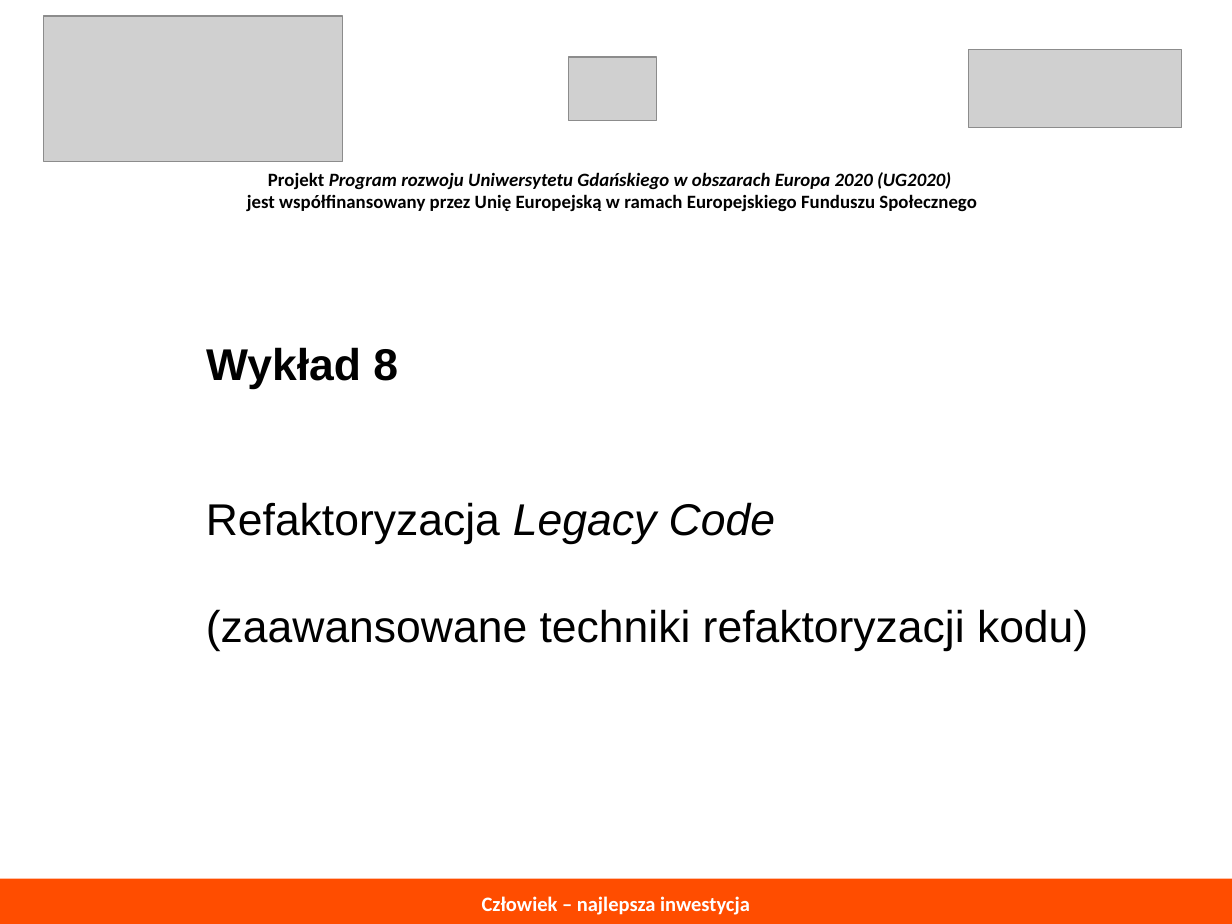
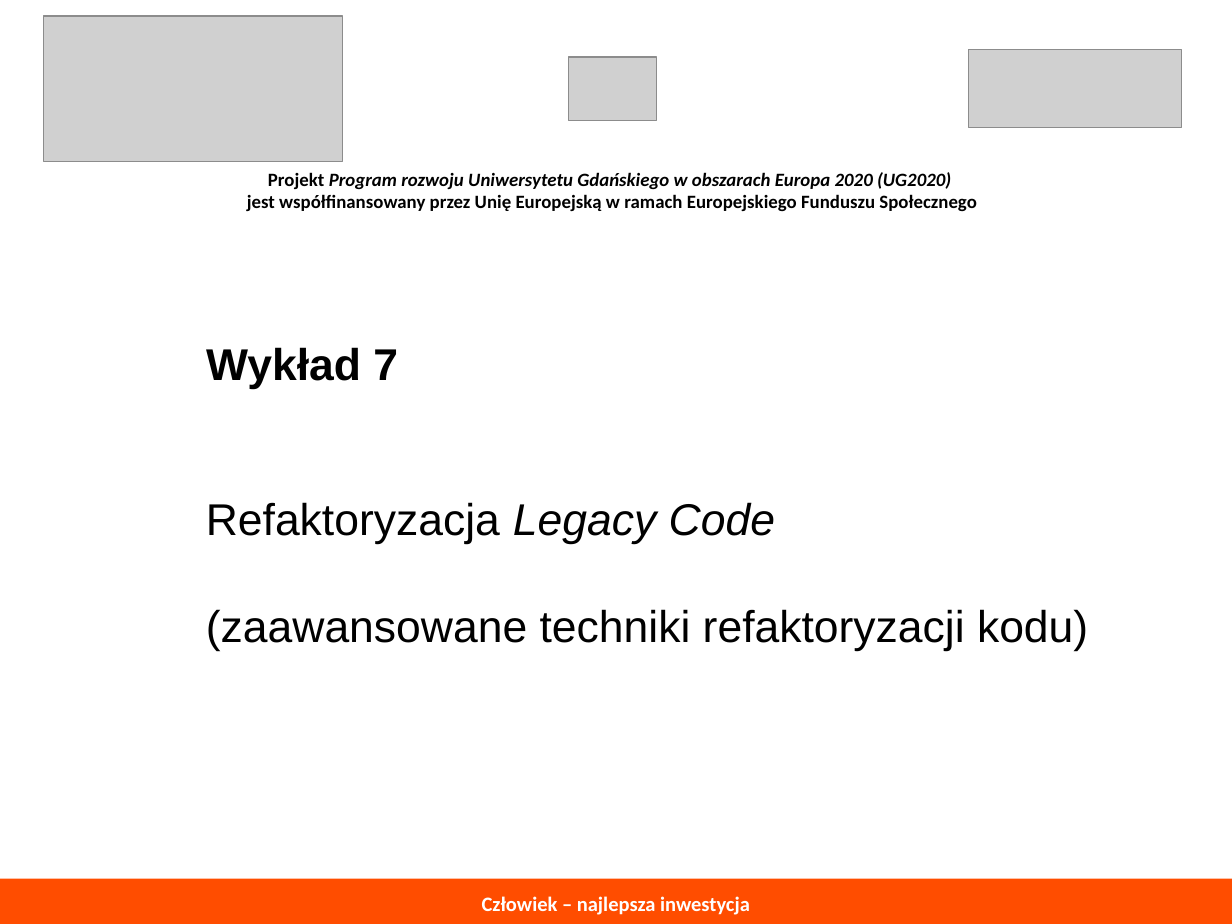
Before and after one commit to ljadanowski/syllabus-testowanie-aplikacji, a slide deck: slide 50 of todo/konspekt_wykladu.odp (slide 54 before the commit). Drawn at 1232x924 pixels with LibreOffice and Linux fonts; fonts in the diff are those of the drawing; grey boxes stand for pictures. Boxes give left, top, right and bottom in pixels: in the first picture for what was removed or moved away, otherwise in the second. Text is boxed around its words. In the diff, an @@ line names an element or a change of style, - is before the commit and + after.

```diff
--- a/todo/konspekt_wykladu.odp
+++ b/todo/konspekt_wykladu.odp
@@ text at (206,347,398,389): text changed @@
-Wykład 8
+Wykład 7
```
Also in this commit, not shown: 5 slides removed, 1 other file.
